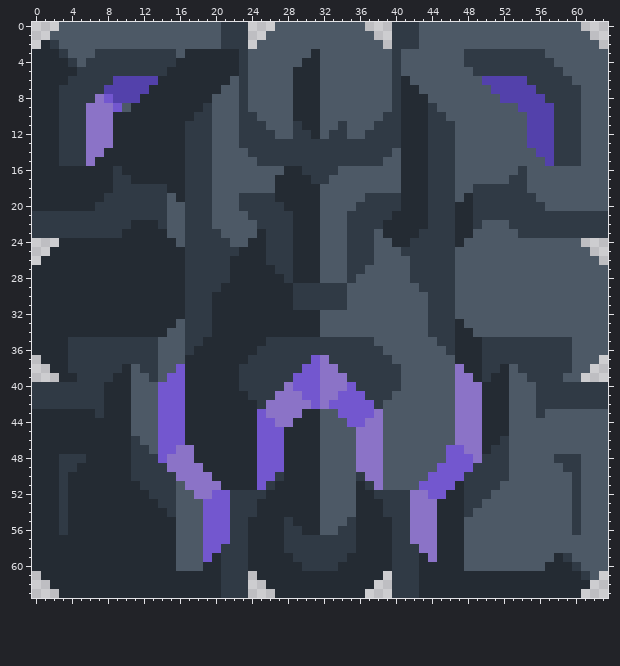
A pixel-art sprite gets an edit: assets/sprites/blocks/Turrrets/Sporegarrison-preview.png. That is the earlier state.
The file is 64x64 pixels.
New version:
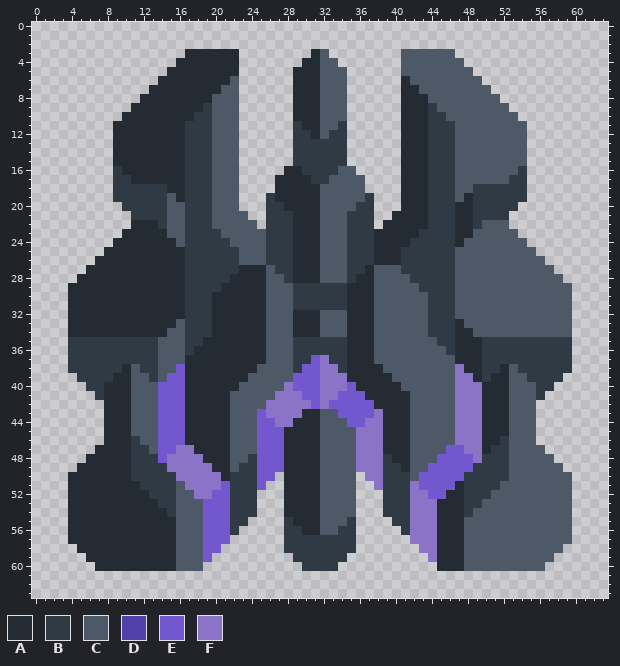
Palette (. is transparent): A #242b33  B #303a45  C #4d5966  D #5341ab  E #7357cf  F #8b73c7
Difference:
Changed rows in their new state; - is an unchanged pixel.
first column x 0:
 0 ---.....................---..........---.....................---
 1 --......................--............--......................--
 2 -.......................-..............-.......................-
 3 .................------........--........------.................
 4 ................-------.......----.......-------................
 5 ...............--------......------......--------...............
 6 ..............---------......------......---------..............
 7 .............----------......------......----------.............
 8 ............-----------......------......-----------............
 9 ...........------------......------......------------...........
10 ..........-------------......------......-------------..........
11 .........--------------......------......--------------.........
12 .........--------------......------......--------------.........
13 .........--------------......------......--------------.........
14 .........--------------......------......--------------.........
15 .........--------------......------......--------------.........
16 .........--------------.....--------.....--------------.........
17 .........--------------....----------....--------------.........
18 .........--------------....----------....--------------.........
19 .........--------------...------------...--------------.........
20 ..........-------------...------------...-------------..........
21 ...........-------------..------------..-------------...........
22 ...........--------------.------------.--------------...........
23 ..........---------------C------------A---------------..........
24 ---......---------------CC------------AA---------------......---
25 --......---------------CCC------------AAA---------------......--
26 -......---------------BCCC------------AAAB---------------......-
27 ......----------------B---C----------A---B----------------......
28 .....---------------------CC--------AA---------------------.....
29 ....----------------------CCC------AAA----------------------....
30 ....----------------------CCC------AAA----------------------....
31 ....----------------------CCC------AAA----------------------....
32 ....----------------------CCC------AAA----------------------....
33 ....----------------------CCC------AAA----------------------....
34 ....----------------------CCC------AAA----------------------....
35 ....----------------------CCC------AAA----------------------....
36 ....---------------------ACCC------AAAC---------------------....
37 -...--------------------AACCC------AAACC--------------------...-
38 --..-------------------AACCCC------AAAACC-------------------..--
39 ---..------------------ACCCCC------AAAAAC------------------..---
40 ......-----------------CCCCC--------AAAAA-----------------......
41 .......---------------CCCCC----------AAAAA---------------.......
42 ........--------------CCCC------------AAAA--------------........
43 ........--------------CCC--------------AAA--------------........
44 ........--------------CCC--------------AAA--------------........
45 ........--------------CCC--------------AAA--------------........
46 ........--------------CCC--------------AAA--------------........
47 .......---------------CCC--------------AAA---------------.......
48 ......------------F---CCB--------------BAA---E------------......
49 .....--------------F--CBB--------------BBA--E--------------.....
50 ....----------------F-BBB--.--------.--BBB-E----------------....
51 ....-----------------EBBB-..--------..-BBBF-----------------....
52 ....---------------------...--------...---------------------....
53 ....---------------------...--------...---------------------....
54 ....---------------------...--------...---------------------....
55 ....--------------------....--------....--------------------....
56 ....-------------------.....--------.....-------------------....
57 ....------------------......--------......------------------....
58 .....----------------.......--------.......----------------.....
59 ......--------------.........------.........--------------......
60 .......------------...........----...........------------.......
61 -.......................-..............-.......................-
62 --......................--............--......................--
63 ---.....................---..........---.....................---
Pixel boxes of the changes (left, top, right, bottom) in both pictures:
changed: (32, 22, 608, 598)
